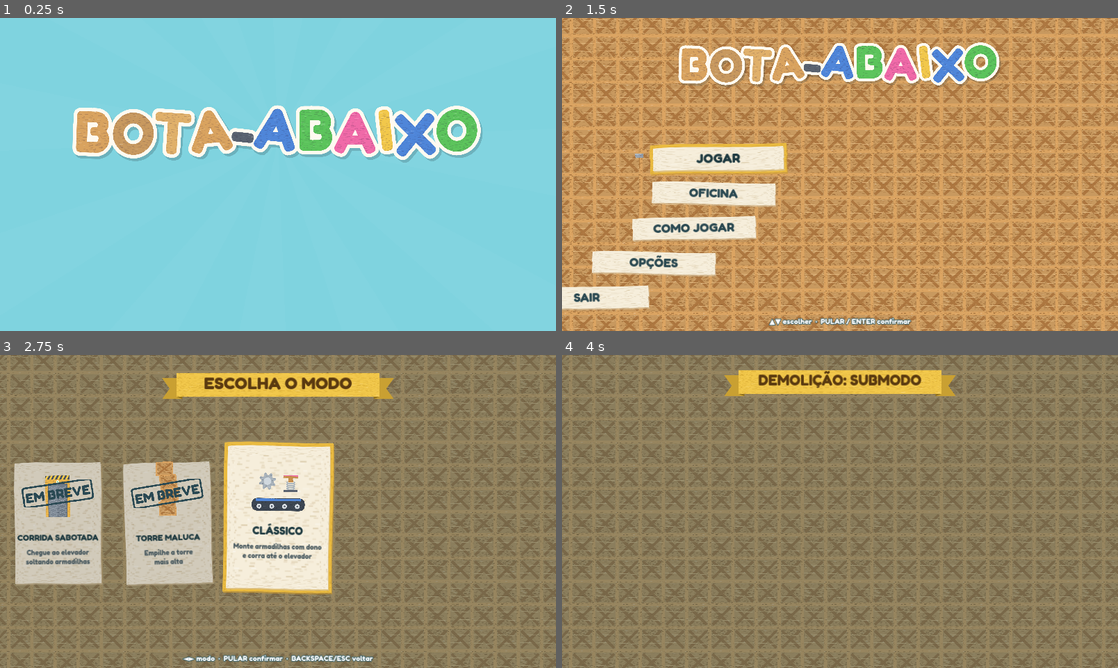
Above: before the commit, frames 1-4 (two rows, left to right).
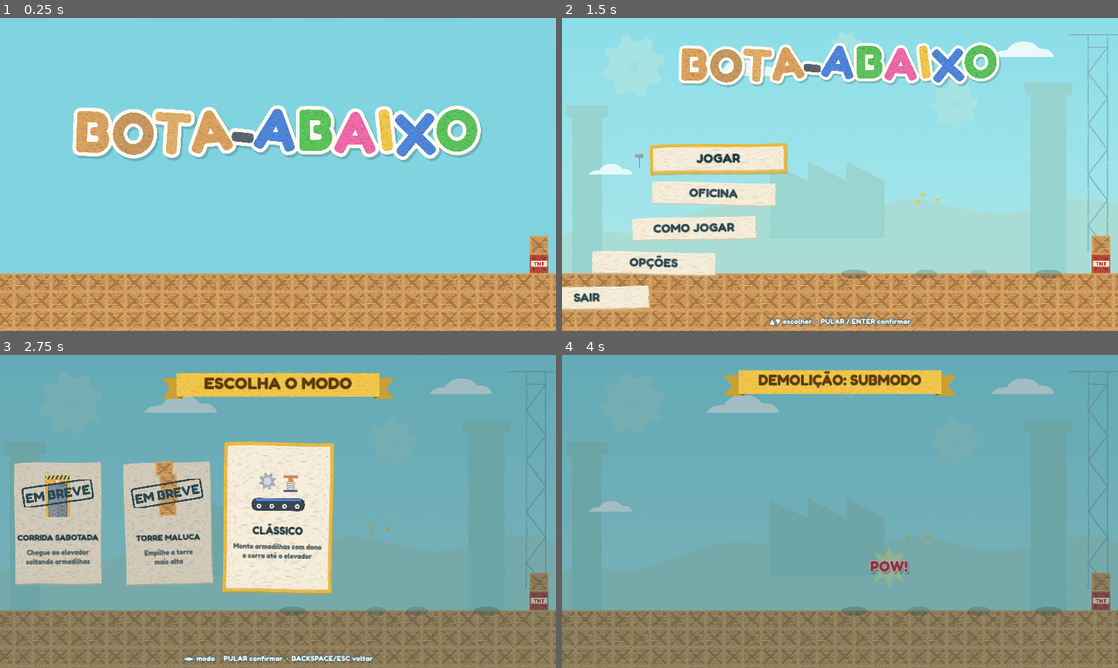
Above: after the commit, the same moments.

Repository: joao992001/bota-abaixo-teste-2
Game: Godot game, scene res://main.tscn
Same seed, same stepped clock (60 frames per second), same inputs: the game is played once before the commit and once after it.
Inputs (mouse positions are in pixels of both pictures, inside the frame that each line leads up to):
- Up to frame 1 (0.25 s): no input
- Up to frame 2 (1.5 s): tap Enter at 0.5 s; move the mouse to (962, 158) at 0.52 s; hold D from 0.53 s (still down); tap F at 0.6 s; click (962, 158) at 0.67 s; tap Space at 0.77 s; move the mouse to (728, 190) at 1.27 s; tap E at 1.35 s; click (728, 190) at 1.42 s
- Up to frame 3 (2.75 s): tap Space at 1.52 s; move the mouse to (333, 442) at 2.02 s; release D at 2.03 s; hold A from 2.03 s (still down); tap G at 2.1 s; click (333, 442) at 2.17 s
- Up to frame 4 (4 s): move the mouse to (812, 574) at 2.77 s; release A at 2.78 s; hold D from 2.78 s (still down); tap Q at 2.85 s; click (812, 574) at 2.92 s; tap Space at 3.02, 3.5, 3.77 s; move the mouse to (1006, 558) at 3.52 s; tap Enter at 3.6 s; click (1006, 558) at 3.67 s

The runs differ from the first frame. In frame 1, 19% of the frame differs, in the area x 0-100%, y 69-100%; in frame 2, 76%; in frame 3, 60%; in frame 4, 82%, in the area x 0-100%, y 0-100%.
Error in both runs: Trying to assign value of type 'Nil' to a variable of type 'Dictionary'. (res://autoload/data.gd:24)

Commit message:
Música em WAV de novo, mouse sem colocar peças, cenário próprio do menu com robôs brigando, ícone no executável
Co-Authored-By: Claude Opus 5.5 <noreply@anthropic.com>
Claude-Session: https://claude.ai/code/session_018QUPBRYpVzUA4ooVrpYmDH

Diff:
--- a/game/main.gd
+++ b/game/main.gd
@@ -343,6 +343,7 @@
 				return
 	if state in MENU_STATES:
 		menus.update(dt)
+	world.visible = not (state in MENU_STATES)   # nos menus aparece o cenário próprio do menu, não o mapa
 	match state:
 		S.JOIN: _join_update()
 		S.PICK: _pick_update(dt)
@@ -1004,21 +1005,6 @@
 		overlay.draw_set_transform(sp["pos"], sp["rot"] + k * 3.0)
 		overlay.draw_texture_rect(star, Rect2(-sz / 2, -sz / 2, sz, sz), false, Color(1, 1, 1, 1.0 - k))
 	overlay.draw_set_transform(Vector2.ZERO)
-	if state in MENU_STATES:
-		var tt := Time.get_ticks_msec() / 1000.0
-		for k in 4:
-			var pose: Dictionary = RobotVis.idle_pose(tt + k * 0.9)
-			if k == 1:
-				pose = RobotVis.victory_pose(tt)
-			elif k == 2:
-				var ph := fmod(tt, 1.6)
-				if ph < 0.25:
-					var hp := RobotVis.idle_pose(tt)
-					var e := ph / 0.25
-					pose["hammer_ang"] = lerpf(-1.3, 2.4, e * e) if e > 0.25 else lerpf(0.35, -1.3, e / 0.25)
-					pose["expr"] = "esforco"
-			RobotVis.draw_robot(overlay, {"color": k, "model": k, "acc": 0}, pose, Transform2D(0.0, Vector2(1.0 if k != 1 else -1.0, 1.0), 0.0, Vector2(1060 + k * 72, 576)))
-		overlay.draw_set_transform(Vector2.ZERO)
 	for r in robots:
 		if r.alive and r.visible and r.drop_t > 0.0:
 			# voltando pendurado no guindaste
@@ -1087,7 +1073,8 @@
 					for p in players:
 						if p.get("bot", false):
 							p["level"] = bot_level
-	elif e is InputEventMouseButton and e.pressed and state != S.JOIN:
+	elif e is InputEventMouseButton and e.pressed and debug and mode == "construcao" and state in [S.BUILD, S.RUN]:
+		# ferramenta de depuração do modo clássico (só com F1 ligado): clique coloca/remove peça
 		var c := Vector2i((world.get_local_mouse_position() / T).floor())
 		if e.button_index == MOUSE_BUTTON_LEFT:
 			var pc := make_piece(implemented_ids()[debug_piece], debug_owner, c)
--- a/game/tests/driver.gd
+++ b/game/tests/driver.gd
@@ -204,7 +204,7 @@
 	Audio.music("partida")
 	await frames(30)
 	var ms: AudioStream = Audio._music.stream
-	check(ms is AudioStreamOggVorbis and ms.loop, "música da partida em OGG e em loop")
+	check(ms is AudioStreamWAV and ms.loop_mode == AudioStreamWAV.LOOP_FORWARD, "música da partida em WAV (sem perda) e em loop")
 	Audio.play("bonk")
 	Audio.voice("voz_ai", 2)
 	print("== Teclado (Windows: Shift fantasma nas setas, Ctrl esquerdo x direito)")
--- a/game/ui/menus.gd
+++ b/game/ui/menus.gd
@@ -196,6 +196,8 @@
 # ---------------------------------------------------------------- desenho
 func draw(ci: CanvasItem) -> void:
 	var S = main.S
+	if main.state != S.INTRO:
+		_draw_scene(ci, [1.0, 1.0, 1.0, 1.0])
 	match main.state:
 		S.MENU: _draw_menu(ci)
 		S.MODES: _draw_modes(ci)
@@ -632,6 +634,11 @@
 			var a := i * TAU / 12.0 + k * 0.4
 			var p0 := Vector2(960, 420)
 			ci.draw_colored_polygon(PackedVector2Array([p0, p0 + Vector2.from_angle(a - 0.12) * 1400.0, p0 + Vector2.from_angle(a + 0.12) * 1400.0]), Color(1, 1, 1, 0.10 * fade * _smooth(k / 0.6)))
+	# o cenário do menu (chão e robôs) já está lá: os robôs entram correndo até os lugares deles
+	var ent := []
+	for i in 4:
+		ent.append(_smooth((k - 0.7 - i * 0.1) / 0.6))
+	_draw_scene(ci, ent)
 	# logo: cai com quique, amassa no impacto, respira, e desliza para o lugar do menu
 	var tex := Data.tex("ui/logo")
 	var w0 := 1500.0
@@ -667,27 +674,6 @@
 			var sp := c0 + Vector2.from_angle(a) * (300.0 + u * 420.0) * Vector2(1.6, 0.6)
 			var sz := 14.0 * (1.0 - u)
 			Kit.star(ci, sp, sz * 2.0, true)
-	# os quatro robôs entram correndo e acenam (somem quando o menu aparece)
-	if k > 0.7 and k < 2.45:
-		for i in 4:
-			var side := -1.0 if i < 2 else 1.0
-			var target := Vector2(960.0 + side * (130.0 + (i % 2) * 150.0), c0.y + h * 0.5 + 230.0)
-			var u := _smooth((k - 0.7 - i * 0.08) / 0.55)
-			var pos := Vector2(lerpf(960.0 + side * 1200.0, target.x, u), target.y)
-			var out := clampf((k - 1.75 - i * 0.04) / 0.5, 0.0, 1.0)   # pulam para fora quando o menu aparece
-			pos += Vector2(side * 260.0 * out, -180.0 * sin(out * PI) + 900.0 * out * out)
-			var look := {"color": i, "model": i, "acc": 0, "hammer": true}
-			var pose: Dictionary = RobotVis.victory_pose(k * 1.3 + i) if u >= 1.0 else RobotVis.idle_pose(k + i)
-			if u < 1.0:
-				var ph := k * 22.0 + i
-				pose["feet"] = [Vector2(cos(ph) * 9.0, -maxf(sin(ph), 0.0) * 8.0), Vector2(cos(ph + PI) * 9.0, -maxf(sin(ph + PI), 0.0) * 8.0)]
-				pose["lean"] = 0.15
-			var face := -side
-			ci.draw_set_transform(Vector2.ZERO)
-			var m := Color(1, 1, 1, fade)
-			ci.draw_set_transform_matrix(Transform2D(0.0, Vector2(2.2 * face, 2.2), 0.0, pos))
-			RobotVis.draw_robot(ci, look, pose, Transform2D(0.0, Vector2(2.2 * face, 2.2), 0.0, pos))
-			ci.draw_set_transform(Vector2.ZERO)
 	if k > 1.0 and k < 1.8:
 		var a := clampf((k - 1.0) / 0.3, 0.0, 1.0) * (0.6 + 0.4 * sin(k * 6.0))
 		Kit.text(ci, Vector2(0, 1030), "aperte qualquer botão", 30, Color(1, 1, 1, a), HORIZONTAL_ALIGNMENT_CENTER, 1920, 6, Color(0.12, 0.3, 0.33, a))
@@ -838,3 +824,102 @@
 	else:
 		Kit.text(ci, Vector2(r.position.x, r.position.y + 330), "PRONTO! Controle configurado.", 56, Color("#3c9a46"), HORIZONTAL_ALIGNMENT_CENTER, r.size.x)
 		Kit.text(ci, Vector2(r.position.x, r.position.y + 400), "Agora teste na tela de TESTAR CONTROLES.", 32, Color("#4a5a60"), HORIZONTAL_ALIGNMENT_CENTER, r.size.x)
+
+# ---------------------------------------------------------------- cenário do menu (não depende da fase)
+const SCENE_GROUND := 880.0
+const SCENE_X := [1010.0, 1150.0, 1440.0, 1680.0]
+const SCENE_FACE := [1.0, -1.0, -1.0, -1.0]
+const SCENE_SCALE := 2.4
+
+## Chão de caixotes e os quatro robôs em ação: azul marreta o verde (que voa e volta), rosa quica de botas
+## de mola, amarelo corre desesperado com o TNT aceso. enter[i] = 0..1 (entrando correndo pela lateral).
+func _draw_scene(ci: CanvasItem, enter: Array) -> void:
+	var now := Time.get_ticks_msec() / 1000.0
+	# chão de caixotes (três fileiras até o fim da tela) e um TNT de enfeite
+	for row in 4:
+		var x := -16.0
+		var y := SCENE_GROUND + row * 64.0
+		var i := 0
+		while x < 1920.0:
+			ci.draw_texture_rect(Data.tex("cenario/caixote_%d" % ((i * 7 + row * 3) % 3)), Rect2(x, y, 64, 64), false)
+			x += 64.0
+			i += 1
+	ci.draw_texture_rect(Data.tex("cenario/tnt"), Rect2(1830, SCENE_GROUND - 64, 64, 64), false)
+	ci.draw_texture_rect(Data.tex("cenario/caixote_1"), Rect2(1830, SCENE_GROUND - 128, 64, 64), false)
+	var cyc := fmod(now, 1.6) / 1.6   # ciclo da marretada
+	for i in 4:
+		var e: float = enter[i]
+		if e <= 0.0:
+			continue
+		var side := -1.0 if i < 2 else 1.0
+		var base := Vector2(lerpf(SCENE_X[i] + side * 1200.0 * (-1.0 if i < 2 else 1.0) * -1.0, SCENE_X[i], e), SCENE_GROUND)
+		if i < 2:
+			base.x = lerpf(SCENE_X[i] - 1300.0, SCENE_X[i], e)
+		else:
+			base.x = lerpf(SCENE_X[i] + 900.0, SCENE_X[i], e)
+		var face: float = SCENE_FACE[i]
+		var look := {"color": i, "model": i, "acc": 0, "hammer": true, "fx": {}}
+		var pose: Dictionary = RobotVis.idle_pose(now + i)
+		var off := Vector2.ZERO
+		if e < 1.0:
+			# entrando correndo
+			var ph := now * 22.0 + i
+			pose["feet"] = [Vector2(cos(ph) * 9.0, -maxf(sin(ph), 0.0) * 8.0), Vector2(cos(ph + PI) * 9.0, -maxf(sin(ph + PI), 0.0) * 8.0)]
+			pose["lean"] = 0.15
+			face = 1.0 if i < 2 else -1.0
+		else:
+			match i:
+				0:   # marreta: prepara, bate, volta
+					var k := clampf(cyc / 0.4, 0.0, 1.0)
+					if k < 0.4:
+						pose["hammer_ang"] = lerpf(0.35, -1.3, k / 0.4)
+						pose["lean"] = -0.1
+					elif k < 0.6:
+						pose["hammer_ang"] = lerpf(-1.3, 2.4, pow((k - 0.4) / 0.2, 2.0))
+						pose["lean"] = 0.25
+					else:
+						pose["hammer_ang"] = lerpf(2.4, 0.35, (k - 0.6) / 0.4)
+					pose["expr"] = "esforco" if k < 0.7 else "normal"
+				1:   # levou a marretada: voa para trás e volta
+					if cyc > 0.22:
+						var u := (cyc - 0.22) / 0.78
+						off = Vector2(150.0 * sin(u * PI) * 1.0, -80.0 * sin(u * PI))
+						pose["expr"] = "susto" if u < 0.7 else "normal"
+						pose["hb_off"] = Vector2(-6, -22) * sin(u * PI)
+						pose["hf_off"] = Vector2(4, -20) * sin(u * PI)
+						pose["lean"] = -0.35 * sin(u * PI)
+				2:   # botas de mola: quica sem parar
+					look["fx"] = {"mola": true}
+					var b := absf(sin(now * 3.2))
+					off.y = -110.0 * b
+					pose["spring_k"] = 0.7 + 0.8 * b
+					pose["expr"] = "vitoria" if b > 0.5 else "normal"
+				3:   # TNT aceso na mão: corre no lugar, desesperado
+					look["fx"] = {"item": "dinamite"}
+					var ph := now * 18.0
+					pose["feet"] = [Vector2(cos(ph) * 8.0, -maxf(sin(ph), 0.0) * 9.0), Vector2(cos(ph + PI) * 8.0, -maxf(sin(ph + PI), 0.0) * 9.0)]
+					pose["expr"] = "susto"
+					pose["hf_off"] = Vector2(sin(now * 20.0) * 4.0, -24.0)
+					off.y = -absf(sin(ph)) * 4.0
+		# sombra no chão
+		var hgt := clampf(-off.y / 120.0, 0.0, 1.0)
+		ci.draw_set_transform(Vector2(base.x + off.x, SCENE_GROUND + 4), 0.0, Vector2(1.0 - 0.4 * hgt, 0.35))
+		ci.draw_circle(Vector2.ZERO, 46.0, Color(0.1, 0.2, 0.22, 0.25 * (1.0 - 0.5 * hgt)))
+		ci.draw_set_transform(Vector2.ZERO)
+		RobotVis.draw_robot(ci, look, pose, Transform2D(0.0, Vector2(SCENE_SCALE * face, SCENE_SCALE), 0.0, base + off))
+		ci.draw_set_transform(Vector2.ZERO)
+	# impacto da marretada no verde: estrela "POW!" e estrelinhas girando
+	if enter[0] >= 1.0 and enter[1] >= 1.0:
+		if cyc > 0.2 and cyc < 0.42:
+			var u := (cyc - 0.2) / 0.22
+			var c := Vector2(SCENE_X[1] - 20.0, SCENE_GROUND - 150.0)
+			var burst := PackedVector2Array()
+			for k in 16:
+				burst.append(c + Vector2.from_angle(k * TAU / 16.0) * (70.0 if k % 2 == 0 else 34.0) * (0.6 + 0.6 * u))
+			ci.draw_colored_polygon(burst, Color(1.0, 0.94, 0.55, 1.0 - u * 0.6))
+			Kit.sticker(ci, c + Vector2(-120, 18), "POW!", 52, Color("#d42035"), HORIZONTAL_ALIGNMENT_CENTER, 240)
+		if cyc > 0.3 and cyc < 0.95:
+			var u := (cyc - 0.22) / 0.78
+			var head := Vector2(SCENE_X[1] + 150.0 * sin(u * PI), SCENE_GROUND - 80.0 * sin(u * PI) - 200.0)
+			for k in 3:
+				Kit.star(ci, head + Vector2.from_angle(now * 8.0 + k * TAU / 3.0) * Vector2(40, 14), 22.0, true)
Not shown, changed: game/export_presets.cfg
Binary file added: game/icon.ico
Not shown, changed: docs/decisoes.md
Not shown, removed: game/assets/audio/music/altura.ogg
Not shown, added: game/assets/audio/music/altura.wav
Not shown, removed: game/assets/audio/music/caos.ogg
Not shown, added: game/assets/audio/music/caos.wav
Not shown, removed: game/assets/audio/music/fabrica.ogg
Not shown, added: game/assets/audio/music/fabrica.wav
Not shown, removed: game/assets/audio/music/menu.ogg
Not shown, added: game/assets/audio/music/menu.wav
Not shown, removed: game/assets/audio/music/partida.ogg
(and 4 more such lines)
